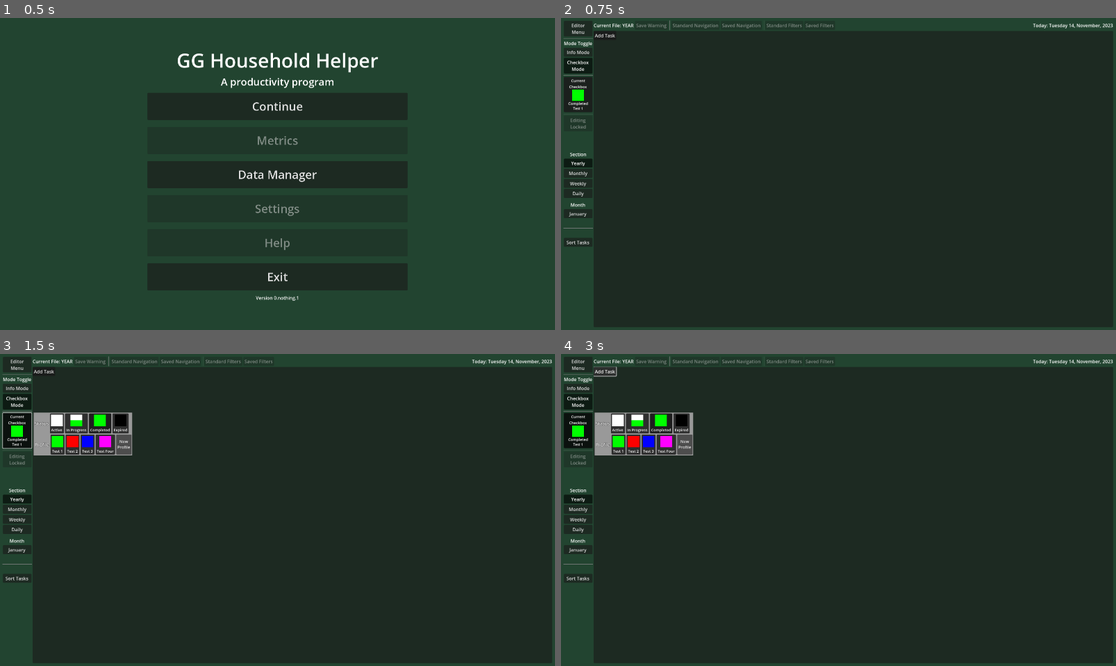
Above: before the commit, frames 1-4 (two rows, left to right).
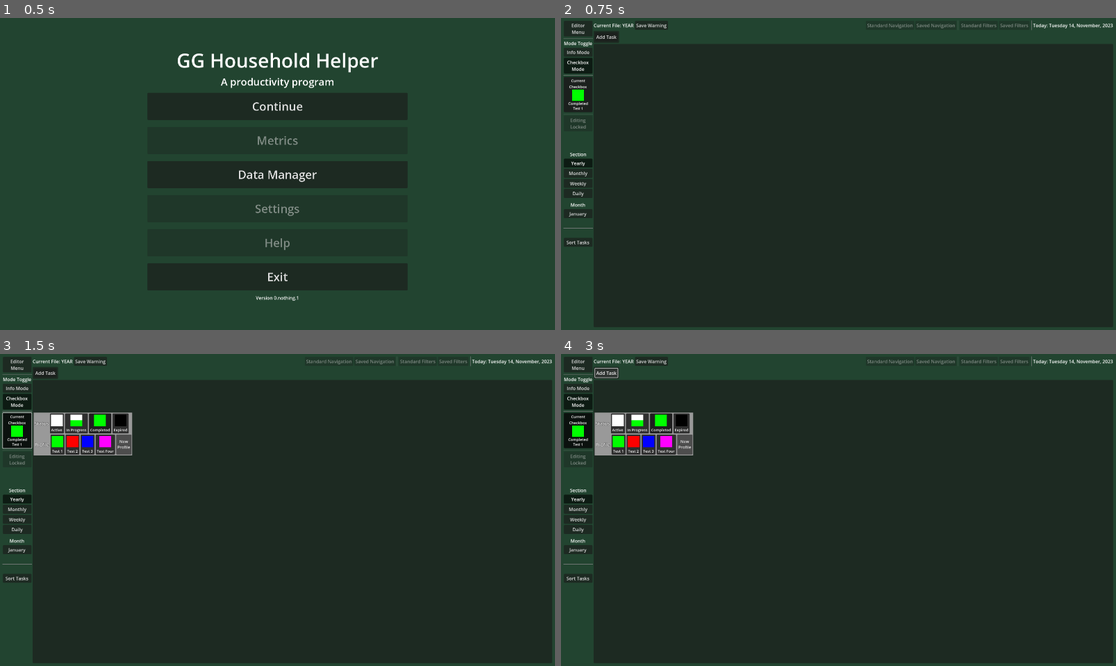
Above: after the commit, the same moments.

Repository: Phoenix-Greenleaf/GG-Household-Helper
Game: Godot game, scene res://scenes/main_menu.tscn
Same seed, same stepped clock (60 frames per second), same inputs: the game is played once before the commit and once after it.
Inputs (mouse positions are in pixels of both pictures, inside the frame that each line leads up to):
- Up to frame 1 (0.5 s): no input
- Up to frame 2 (0.75 s): click "Continue" at 0.5 s
- Up to frame 3 (1.5 s): click (16, 432) at 1.25 s
- Up to frame 4 (3 s): click "Add Task" at 2 s; click "Cancel" at 2.75 s

Frame 1 is identical in both runs. In frame 2, 4.0% of the frame differs, in the area x 5-100%, y 0-9%; in frame 3, 4.0%; in frame 4, 4.0%.

Commit message:
Grid improvements
The add-task-button was moved to the bottom, outside of the grid, BUT its popup menu was entirely off the screen. So its at the top (still outside grid) and looks fine enough. How does one invert the menu direction?  Positive news: Saves work, and the save-warning-button is fun and informative.

Diff:
--- a/data/signal_bus.gd
+++ b/data/signal_bus.gd
@@ -5,3 +5,4 @@
 signal _on_editor_section_changed
 signal _on_editor_month_changed
 signal _on_editor_mode_changed
+signal trigger_save_warning
--- a/gui/data_manager/data_manager.gd
+++ b/gui/data_manager/data_manager.gd
@@ -52,7 +52,6 @@
 
 func emit_exit_signal() -> void:
 	SignalBus.emit_signal("data_manager_close")
-	prints("data manager close Emitted")
 
 
 func update_current_tasksheet_label() -> void:
@@ -133,22 +132,30 @@
 func create_tasksheet_data_and_save() -> void:
 	var tasksheet_year := int(task_data_year_spinbox.value)
 	var tasksheet_name: String = task_data_title_line_edit.text
-	var tasksheet_data = TaskSpreadsheetData.new()
+	var tasksheet_data := TaskSpreadsheetData.new()
 	tasksheet_data.spreadsheet_year = tasksheet_year
 	tasksheet_data.spreadsheet_title = tasksheet_name
-	var tasksheet_snake_name = tasksheet_name.to_snake_case() #now in the right spot
-	var tasksheet_save_name = tasksheet_snake_name + "_" + str(tasksheet_year)
+	var tasksheet_snake_name: String = tasksheet_name.to_snake_case()
+	var tasksheet_save_name: String = tasksheet_snake_name + "_" + str(tasksheet_year)
 	var filepath: String = tasksheet_folder + tasksheet_save_name + ".res"
 	prints("Filepath for save:", filepath)
+	tasksheet_data.spreadsheet_filepath = filepath
 	directory_check(tasksheet_folder)
-	var tasksheet_save_error = ResourceSaver.save(tasksheet_data, filepath)
+	create_task_save_button(tasksheet_data)
+	save_current_tasksheet()
+
+
+func save_current_tasksheet() -> void:
+	var current_tasksheet : TaskSpreadsheetData = DataGlobal.current_tasksheet_data
+	var current_filepath : String = current_tasksheet.spreadsheet_filepath
+	var tasksheet_save_error = ResourceSaver.save(current_tasksheet, current_filepath)
 	if tasksheet_save_error != OK:
-		var error_highscore = error_keys.size() - 1
+		var error_highscore : int = error_keys.size() - 1
 		if tasksheet_save_error > error_highscore:
 			printerr("Failed to save resource: NEW HIGHSCORE! ", tasksheet_save_error, "!")
 		else:
 			printerr("Failed to save resource: ", error_keys[tasksheet_save_error], " ", tasksheet_save_error)
-	create_task_save_button(tasksheet_data)
+
 
 
 func create_task_save_button(target_resource: TaskSpreadsheetData) -> void:
@@ -181,14 +188,9 @@
 	send_tasksheet_to_global(pressed_tasksheet)
 
 
-
 func send_tasksheet_to_global(tasksheet_to_send) -> void:
 	DataGlobal.current_tasksheet_data = tasksheet_to_send
 	SignalBus.emit_signal("_on_current_tasksheet_data_changed")
-	var global_test : bool = DataGlobal.current_tasksheet_data == tasksheet_to_send
-	prints("Global Test:", global_test)
-	print("")
-
 
 
 func _on_import_tasksheet_pressed() -> void:
--- a/gui/task_spreadsheet/cells/text_cell.tscn
+++ b/gui/task_spreadsheet/cells/text_cell.tscn
@@ -1,3 +1,4 @@
 [gd_scene format=3 uid="uid://d2wwsx41ig5al"]
 
 [node name="TextCell" type="LineEdit"]
+expand_to_text_length = true
--- a/gui/task_spreadsheet/task_spreadsheet_data.gd
+++ b/gui/task_spreadsheet/task_spreadsheet_data.gd
@@ -4,6 +4,7 @@
 
 @export var spreadsheet_year : int
 @export var spreadsheet_title : String
+@export var spreadsheet_filepath : String
 
 @export var spreadsheet_year_data: Array[TaskData]
 @export var spreadsheet_month_data: Array[TaskData]
--- a/gui/task_spreadsheet/task_spreadsheet_grid_container.gd
+++ b/gui/task_spreadsheet/task_spreadsheet_grid_container.gd
@@ -7,7 +7,7 @@
 @onready var task_group_line_edit: LineEdit = %TaskGroupLineEdit
 @onready var existing_groups_option_button: OptionButton = %ExistingGroupsOption
 @onready var accept_new_task_button: Button = %AcceptNewTaskButton
-@onready var task_add_panel: PanelContainer = %TaskAddPanel
+
 
 
 var checkbox_cell = preload("res://gui/task_spreadsheet/cells/checkbox_cell.tscn")
@@ -49,6 +49,12 @@
 	var title = DataGlobal.current_tasksheet_data.spreadsheet_title
 	var year = DataGlobal.current_tasksheet_data.spreadsheet_year
 	prints("TaskGrid updated:", title, ":", year)
+	var children = self.get_children()
+	var count = self.get_child_count()
+	for current_kiddo in children:
+		current_kiddo.queue_free()
+	prints(count, "children in line for freedom")
+	load_existing_data()
 
 
 func _on_add_task_button_pressed() -> void:
@@ -161,6 +167,7 @@
 	task_group_line_edit.text = group_text
 
 
+
 func create_task_row_cells(task_data : TaskData) -> void: #task "physical" nodes, display side
 	var info = "Info"
 
@@ -204,7 +211,8 @@
 
 	var checkbox = "Checkbox"
 	pass #checkboxes
-	task_add_panel.move_to_front()
+
+
 
 func create_text_cell(text : String, column_group : String = "") -> void:
 	var cell = text_cell.instantiate()
@@ -223,6 +231,7 @@
 func create_multi_line_cell(long_text : String, column_group : String = "") -> void:
 	pass #only description uses it
 
+
 func create_number_cell(number : int, column_group : String = "") -> void:
 	pass
 
--- a/scenes/editor.gd
+++ b/scenes/editor.gd
@@ -1,12 +1,14 @@
 extends Control
 
 @onready var menu_button:= $MainMargin/MainHBox/SideMenuVBox/MenuButton as MenuButton
-@onready var current_date_label:= $MainMargin/MainHBox/NonSideVBox/TopMenuHBox/CurrentDateLabel as Label
+@onready var current_date_label:= %CurrentDateLabel as Label
 @onready var data_manager_center: CenterContainer = $DataManagerCenter
 @onready var current_save_label: Label = %CurrentSaveLabel
 @onready var task_spreadsheet_grid_container: GridContainer = %TaskSpreadsheetGridContainer
 @onready var month_selection_menu_button: MenuButton = %MonthSelectionMenu
 @onready var month_selection_menu_popup := month_selection_menu_button.get_popup()
+@onready var save_warning_button: Button = %SaveWarningButton
+
 
 
 var last_toggled_month : int = 1
@@ -37,6 +39,7 @@
 
 func connect_other_signal_bus() -> void:
 	SignalBus._on_current_tasksheet_data_changed.connect(update_current_tasksheet_label)
+	SignalBus.trigger_save_warning.connect(save_warning_triggered)
 
 func connect_month_menu() -> void:
 	month_selection_menu_popup.connect("id_pressed", month_menu_button_actions)
@@ -198,3 +201,17 @@
 			prints("Info Mode toggled")
 		else:
 			prints("Info Mode ALREADY TOGGLED")
+
+
+func save_warning_triggered() -> void:
+	save_warning_button.text = "DATA NEEDS SAVING"
+
+
+func _on_save_warning_button_pressed() -> void:
+	if save_warning_button.text == "Data Saved":
+		DataGlobal.button_based_message(save_warning_button, "Already Saved!")
+		return
+	save_warning_button.text = "Data Saved"
+	var data_manager : Node = data_manager_center.get_child(0)
+	print(data_manager)
+	data_manager.save_current_tasksheet()
--- a/scenes/editor.tscn
+++ b/scenes/editor.tscn
@@ -205,86 +205,89 @@
 text = "Current File: YEAR"
 
 [node name="SaveWarningButton" type="Button" parent="MainMargin/MainHBox/NonSideVBox/TopMenuHBox"]
-layout_mode = 2
-disabled = true
+unique_name_in_owner = true
+layout_mode = 2
 text = "Save Warning"
 
-[node name="VSeparator" type="VSeparator" parent="MainMargin/MainHBox/NonSideVBox/TopMenuHBox"]
-layout_mode = 2
-
-[node name="StandardNavigation" type="Button" parent="MainMargin/MainHBox/NonSideVBox/TopMenuHBox"]
-layout_mode = 2
+[node name="HBoxFarSide" type="HBoxContainer" parent="MainMargin/MainHBox/NonSideVBox/TopMenuHBox"]
+layout_mode = 2
+size_flags_horizontal = 3
+alignment = 2
+
+[node name="StandardNavigation" type="Button" parent="MainMargin/MainHBox/NonSideVBox/TopMenuHBox/HBoxFarSide"]
+layout_mode = 2
+size_flags_horizontal = 8
 disabled = true
 text = "Standard Navigation"
 
-[node name="SavedNavigation" type="Button" parent="MainMargin/MainHBox/NonSideVBox/TopMenuHBox"]
-layout_mode = 2
+[node name="SavedNavigation" type="Button" parent="MainMargin/MainHBox/NonSideVBox/TopMenuHBox/HBoxFarSide"]
+layout_mode = 2
+size_flags_horizontal = 8
 disabled = true
 text = "Saved Navigation"
 
-[node name="VSeparator2" type="VSeparator" parent="MainMargin/MainHBox/NonSideVBox/TopMenuHBox"]
-layout_mode = 2
-
-[node name="StandardFilters" type="Button" parent="MainMargin/MainHBox/NonSideVBox/TopMenuHBox"]
-layout_mode = 2
+[node name="VSeparator2" type="VSeparator" parent="MainMargin/MainHBox/NonSideVBox/TopMenuHBox/HBoxFarSide"]
+layout_mode = 2
+size_flags_horizontal = 8
+
+[node name="StandardFilters" type="Button" parent="MainMargin/MainHBox/NonSideVBox/TopMenuHBox/HBoxFarSide"]
+layout_mode = 2
+size_flags_horizontal = 8
 disabled = true
 text = "Standard Filters"
 
-[node name="SavedFilters" type="Button" parent="MainMargin/MainHBox/NonSideVBox/TopMenuHBox"]
-layout_mode = 2
+[node name="SavedFilters" type="Button" parent="MainMargin/MainHBox/NonSideVBox/TopMenuHBox/HBoxFarSide"]
+layout_mode = 2
+size_flags_horizontal = 8
 disabled = true
 text = "Saved Filters"
 
-[node name="CurrentDateLabel" type="Label" parent="MainMargin/MainHBox/NonSideVBox/TopMenuHBox"]
-layout_mode = 2
-size_flags_horizontal = 10
+[node name="VSeparator" type="VSeparator" parent="MainMargin/MainHBox/NonSideVBox/TopMenuHBox/HBoxFarSide"]
+layout_mode = 2
+size_flags_horizontal = 8
+
+[node name="CurrentDateLabel" type="Label" parent="MainMargin/MainHBox/NonSideVBox/TopMenuHBox/HBoxFarSide"]
+unique_name_in_owner = true
+layout_mode = 2
+size_flags_horizontal = 8
 text = "Date Goes Here"
 
-[node name="PanelContainer" type="PanelContainer" parent="MainMargin/MainHBox/NonSideVBox"]
-layout_mode = 2
-size_flags_horizontal = 3
-size_flags_vertical = 3
-mouse_filter = 2
-
-[node name="ScrollContainer" type="ScrollContainer" parent="MainMargin/MainHBox/NonSideVBox/PanelContainer"]
-layout_mode = 2
-size_flags_vertical = 3
-
-[node name="TaskSpreadsheetGridContainer" type="GridContainer" parent="MainMargin/MainHBox/NonSideVBox/PanelContainer/ScrollContainer"]
-unique_name_in_owner = true
-layout_mode = 2
-size_flags_horizontal = 3
-size_flags_vertical = 3
-columns = 2
-script = ExtResource("5_4xdyt")
-
-[node name="TaskAddPanel" type="PanelContainer" parent="MainMargin/MainHBox/NonSideVBox/PanelContainer/ScrollContainer/TaskSpreadsheetGridContainer"]
-unique_name_in_owner = true
-layout_mode = 2
-
-[node name="HBox" type="HBoxContainer" parent="MainMargin/MainHBox/NonSideVBox/PanelContainer/ScrollContainer/TaskSpreadsheetGridContainer/TaskAddPanel"]
-layout_mode = 2
-
-[node name="AddTaskButton" type="Button" parent="MainMargin/MainHBox/NonSideVBox/PanelContainer/ScrollContainer/TaskSpreadsheetGridContainer/TaskAddPanel/HBox"]
+[node name="TaskAddPanel" type="PanelContainer" parent="MainMargin/MainHBox/NonSideVBox"]
+unique_name_in_owner = true
+layout_mode = 2
+size_flags_horizontal = 0
+size_flags_vertical = 0
+
+[node name="Margin" type="MarginContainer" parent="MainMargin/MainHBox/NonSideVBox/TaskAddPanel"]
+layout_mode = 2
+theme_override_constants/margin_left = 5
+theme_override_constants/margin_top = 5
+theme_override_constants/margin_right = 5
+theme_override_constants/margin_bottom = 5
+
+[node name="HBox" type="HBoxContainer" parent="MainMargin/MainHBox/NonSideVBox/TaskAddPanel/Margin"]
+layout_mode = 2
+
+[node name="AddTaskButton" type="Button" parent="MainMargin/MainHBox/NonSideVBox/TaskAddPanel/Margin/HBox"]
 unique_name_in_owner = true
 layout_mode = 2
 text = "Add Task"
 
-[node name="TaskTitleLineEdit" type="LineEdit" parent="MainMargin/MainHBox/NonSideVBox/PanelContainer/ScrollContainer/TaskSpreadsheetGridContainer/TaskAddPanel/HBox"]
+[node name="TaskTitleLineEdit" type="LineEdit" parent="MainMargin/MainHBox/NonSideVBox/TaskAddPanel/Margin/HBox"]
 unique_name_in_owner = true
 layout_mode = 2
 placeholder_text = "Task Title"
 expand_to_text_length = true
 clear_button_enabled = true
 
-[node name="TaskGroupLineEdit" type="LineEdit" parent="MainMargin/MainHBox/NonSideVBox/PanelContainer/ScrollContainer/TaskSpreadsheetGridContainer/TaskAddPanel/HBox"]
+[node name="TaskGroupLineEdit" type="LineEdit" parent="MainMargin/MainHBox/NonSideVBox/TaskAddPanel/Margin/HBox"]
 unique_name_in_owner = true
 layout_mode = 2
 placeholder_text = "Task Group"
 expand_to_text_length = true
 clear_button_enabled = true
 
-[node name="ExistingGroupsOption" type="OptionButton" parent="MainMargin/MainHBox/NonSideVBox/PanelContainer/ScrollContainer/TaskSpreadsheetGridContainer/TaskAddPanel/HBox"]
+[node name="ExistingGroupsOption" type="OptionButton" parent="MainMargin/MainHBox/NonSideVBox/TaskAddPanel/Margin/HBox"]
 unique_name_in_owner = true
 layout_mode = 2
 item_count = 1
@@ -293,10 +296,28 @@
 popup/item_0/text = "Existing Groups"
 popup/item_0/id = 0
 
-[node name="AcceptNewTaskButton" type="Button" parent="MainMargin/MainHBox/NonSideVBox/PanelContainer/ScrollContainer/TaskSpreadsheetGridContainer/TaskAddPanel/HBox"]
+[node name="AcceptNewTaskButton" type="Button" parent="MainMargin/MainHBox/NonSideVBox/TaskAddPanel/Margin/HBox"]
 unique_name_in_owner = true
 layout_mode = 2
 text = "Accept"
+
+[node name="PanelContainer" type="PanelContainer" parent="MainMargin/MainHBox/NonSideVBox"]
+layout_mode = 2
+size_flags_horizontal = 3
+size_flags_vertical = 3
+mouse_filter = 2
+
+[node name="ScrollContainer" type="ScrollContainer" parent="MainMargin/MainHBox/NonSideVBox/PanelContainer"]
+layout_mode = 2
+size_flags_vertical = 3
+
+[node name="TaskSpreadsheetGridContainer" type="GridContainer" parent="MainMargin/MainHBox/NonSideVBox/PanelContainer/ScrollContainer"]
+unique_name_in_owner = true
+layout_mode = 2
+size_flags_horizontal = 3
+size_flags_vertical = 3
+columns = 2
+script = ExtResource("5_4xdyt")
 
 [node name="CheckboxSelectionPopup" parent="." node_paths=PackedStringArray("paired_checkbox_menu_button") instance=ExtResource("6_okd6i")]
 layout_mode = 0
@@ -326,6 +347,7 @@
 [connection signal="toggled" from="MainMargin/MainHBox/SideMenuVBox/WeeklyButton" to="." method="_on_weekly_button_toggled"]
 [connection signal="toggled" from="MainMargin/MainHBox/SideMenuVBox/DailyButton" to="." method="_on_daily_button_toggled"]
 [connection signal="pressed" from="MainMargin/MainHBox/SideMenuVBox/SortTasksButton" to="MainMargin/MainHBox/NonSideVBox/PanelContainer/ScrollContainer/TaskSpreadsheetGridContainer" method="_on_sort_tasks_button_pressed"]
-[connection signal="pressed" from="MainMargin/MainHBox/NonSideVBox/PanelContainer/ScrollContainer/TaskSpreadsheetGridContainer/TaskAddPanel/HBox/AddTaskButton" to="MainMargin/MainHBox/NonSideVBox/PanelContainer/ScrollContainer/TaskSpreadsheetGridContainer" method="_on_add_task_button_pressed"]
-[connection signal="item_selected" from="MainMargin/MainHBox/NonSideVBox/PanelContainer/ScrollContainer/TaskSpreadsheetGridContainer/TaskAddPanel/HBox/ExistingGroupsOption" to="MainMargin/MainHBox/NonSideVBox/PanelContainer/ScrollContainer/TaskSpreadsheetGridContainer" method="_on_existing_groups_option_item_selected"]
-[connection signal="pressed" from="MainMargin/MainHBox/NonSideVBox/PanelContainer/ScrollContainer/TaskSpreadsheetGridContainer/TaskAddPanel/HBox/AcceptNewTaskButton" to="MainMargin/MainHBox/NonSideVBox/PanelContainer/ScrollContainer/TaskSpreadsheetGridContainer" method="_on_accept_new_task_button_pressed"]
+[connection signal="pressed" from="MainMargin/MainHBox/NonSideVBox/TopMenuHBox/SaveWarningButton" to="." method="_on_save_warning_button_pressed"]
+[connection signal="pressed" from="MainMargin/MainHBox/NonSideVBox/TaskAddPanel/Margin/HBox/AddTaskButton" to="MainMargin/MainHBox/NonSideVBox/PanelContainer/ScrollContainer/TaskSpreadsheetGridContainer" method="_on_add_task_button_pressed"]
+[connection signal="item_selected" from="MainMargin/MainHBox/NonSideVBox/TaskAddPanel/Margin/HBox/ExistingGroupsOption" to="MainMargin/MainHBox/NonSideVBox/PanelContainer/ScrollContainer/TaskSpreadsheetGridContainer" method="_on_existing_groups_option_item_selected"]
+[connection signal="pressed" from="MainMargin/MainHBox/NonSideVBox/TaskAddPanel/Margin/HBox/AcceptNewTaskButton" to="MainMargin/MainHBox/NonSideVBox/PanelContainer/ScrollContainer/TaskSpreadsheetGridContainer" method="_on_accept_new_task_button_pressed"]
